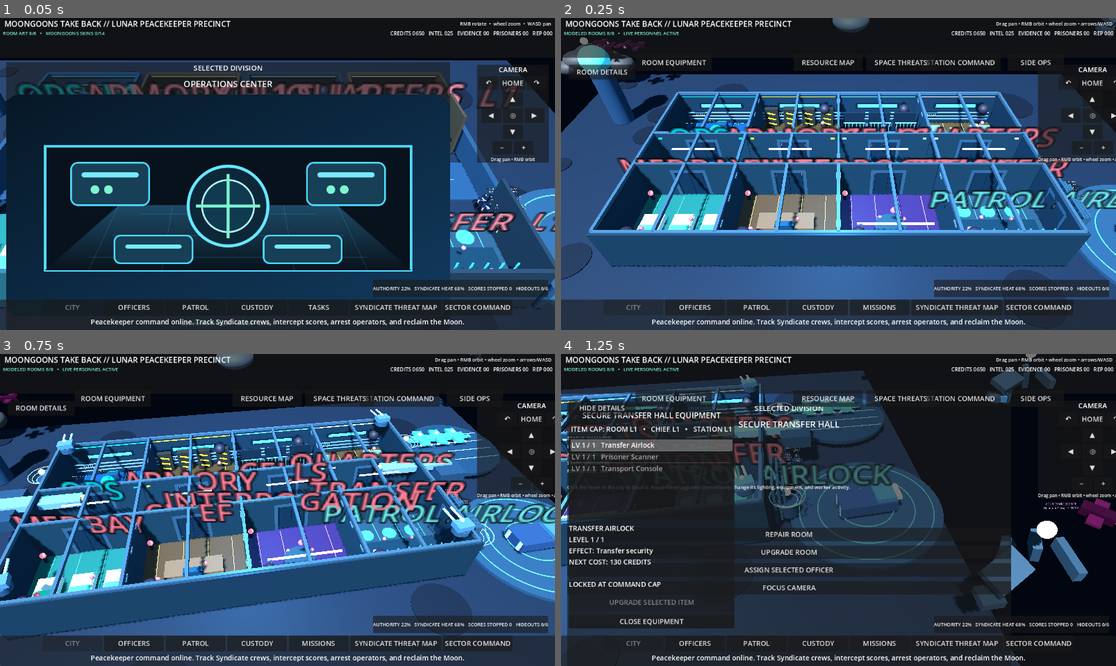
Above: before the commit, frames 1-4 (two rows, left to right).
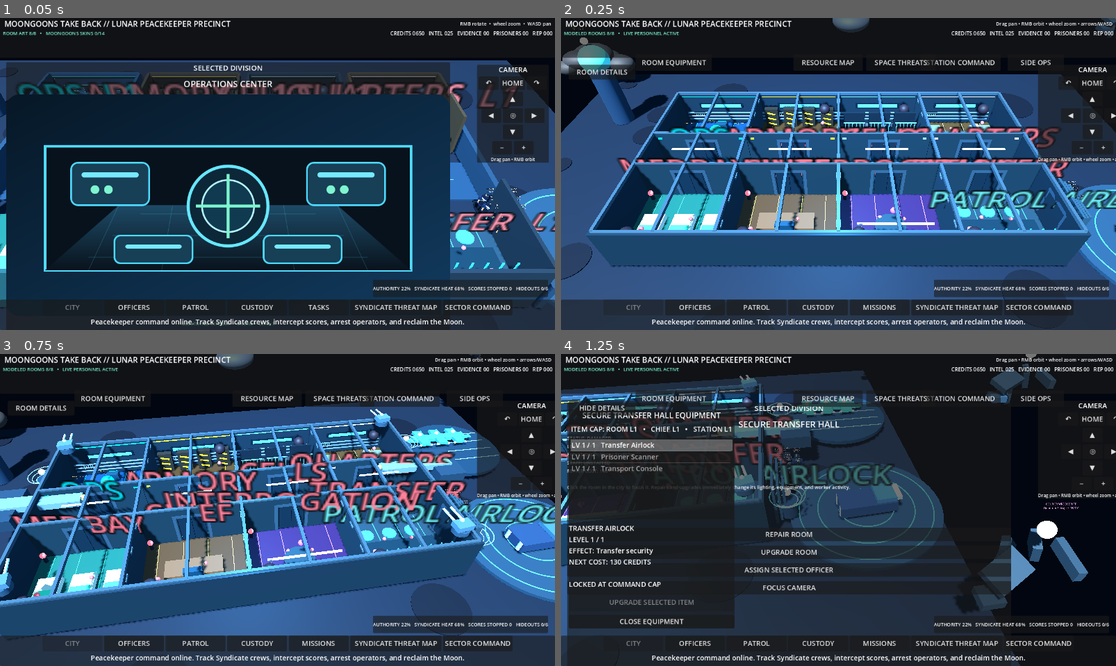
Above: after the commit, the same moments.

Repository: POTD725/MoonGoons-Take-Back
Game: Godot game, scene res://scenes/LivingPrecinct.tscn
Same seed, same stepped clock (60 frames per second), same inputs: the game is played once before the commit and once after it.
Inputs (mouse positions are in pixels of both pictures, inside the frame that each line leads up to):
- Up to frame 1 (0.05 s): no input
- Up to frame 2 (0.25 s): no input
- Up to frame 3 (0.75 s): tap Enter at 0.5 s; move the mouse to (399, 494) at 0.52 s; hold D from 0.53 s (still down); tap Q at 0.6 s; click (399, 494) at 0.67 s
- Up to frame 4 (1.25 s): keep holding D; tap Space at 0.77 s

Frame 1 is identical in both runs. In frame 2, 0.3% of the frame differs, in the area x 5-22%, y 6-22%; in frame 3, 0.2%; in frame 4, 0.5%, in the area x 92-100%, y 46-57%.
Error before the commit: Invalid access to property or key 'scene_changed' on a base object of type 'SceneTree'. (res://scripts/take_back_campaign_state.gd:70)
Error after the commit: Parse Error: Identifier "AllianceResearch" not declared in the current scope. (res://scripts/space_syndicate_threats_cinematic.gd:9)

Commit message:
Apply alliance weapons and technology bonuses

Diff:
--- a/scripts/space_syndicate_threats_cinematic.gd
+++ b/scripts/space_syndicate_threats_cinematic.gd
@@ -1,10 +1,35 @@
 extends "res://scripts/space_syndicate_threats_state.gd"
-## Thin integration hook that preserves the tested combat state while announcing new engagements.
+## Preserves the tested combat state while adding cinematics and alliance research bonuses.
 
 signal battle_started(target_id: String)
 
 func begin_battle(target_id: String) -> Dictionary:
 	var result: Dictionary = super.begin_battle(target_id)
 	if bool(result.get("ok", false)) and not active_battle.is_empty():
+		var extra_shield: int = AllianceResearch.shield_bonus() + AllianceResearch.interceptor_shield_bonus()
+		active_battle["player_attack"] = int(active_battle.get("player_attack", 14)) + AllianceResearch.weapon_attack_bonus()
+		active_battle["player_defense"] = int(active_battle.get("player_defense", 6)) + int(AllianceResearch.defense_rating_bonus() / 10)
+		active_battle["player_max_shield"] = int(active_battle.get("player_max_shield", 55)) + extra_shield
+		active_battle["player_shield"] = int(active_battle.get("player_shield", 55)) + extra_shield
+		active_battle["alliance_research"] = true
+		save_state()
+		battle_changed.emit()
 		battle_started.emit(target_id)
 	return result
+
+func battle_action(action: String) -> Dictionary:
+	if not active_battle.is_empty() and action == "rail_strike" and int(active_battle.get("rail_cooldown", 0)) <= 0:
+		active_battle["scan_bonus"] = int(active_battle.get("scan_bonus", 0)) + AllianceResearch.rail_damage_bonus()
+	var result: Dictionary = super.battle_action(action)
+	if bool(result.get("ok", false)) and not active_battle.is_empty():
+		if action == "scan":
+			active_battle["scan_bonus"] = int(active_battle.get("scan_bonus", 0)) + AllianceResearch.scan_damage_bonus()
+		elif action == "evade":
+			var recovery_bonus: int = int(round(float(AllianceResearch.interceptor_shield_bonus()) * 0.20))
+			active_battle["player_shield"] = mini(
+				int(active_battle.get("player_max_shield", 100)),
+				int(active_battle.get("player_shield", 0)) + recovery_bonus
+			)
+		save_state()
+		battle_changed.emit()
+	return result
